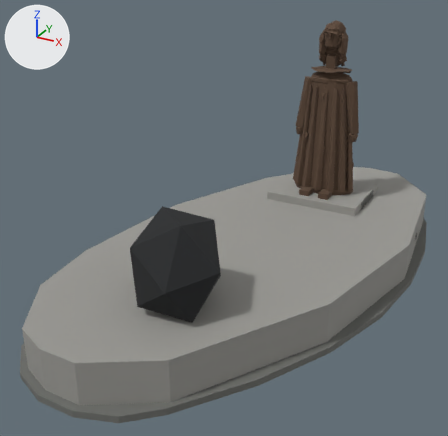
What one commit did to the glTF model public/canal-drive/models/spinoza-standbeeld.lod1.glb.
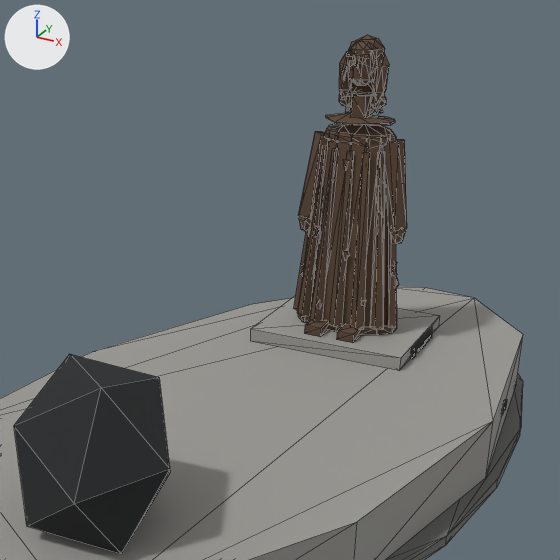
There are two pictures of each version: one whole from a 50 mm lens placed at (2.86, -5.79, 3.6), pointed at (-0.19, -0.24, 0.82), one close up on the part from 27% to 100% of the width and 0% to 75% of the height. The lights are fixed; the arrows at upper left show +X, +Y and +Z. The last two pictures show the newer version. The close-ups show mesh edges as thin lines. Where no turn or scale is listed for an object, it has been applied to the vertices. Vertices at exactly the same position are counted once.

Names of what the first close-up shows: 'spinoza-standbeeld'.
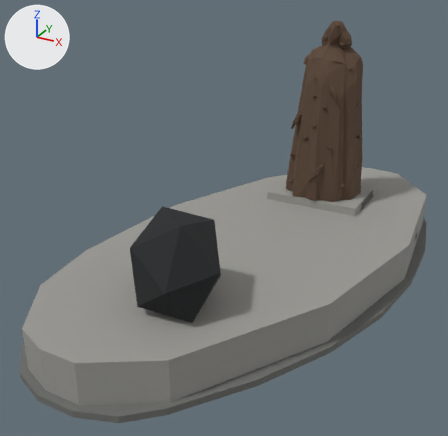
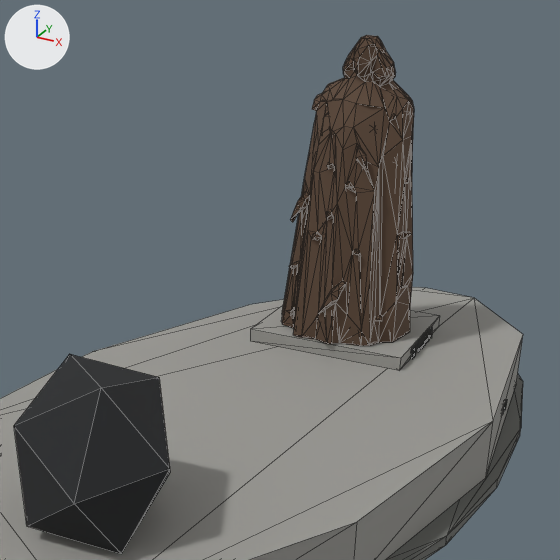
Edits to the bpy script that builds the scene:
```text
Change me_spinoza_standbeeld:
    used by ob_spinoza_standbeeld; location = (0.101, 0.205, 1.382)
    remove me_spinoza_standbeeld.from_pydata(...)  # 806 vertices, 1147 faces; spans x -1.62..1.62, y -3.02..3.02, z -1.38..1.38
    add me_spinoza_standbeeld.from_pydata(...)  # 747 vertices, 1263 faces; spans x -1.62..1.62, y -3.02..3.02, z -1.38..1.38
    me_spinoza_standbeeld part 1: 30 loose pieces with 198 vertices, spanning x -0.21..0.57, y 1.25..1.79, z -0.72..1.27, are deleted
    me_spinoza_standbeeld part 2: 24 vertices moved from x -0.21..0.75, y 1.16..1.66, z -0.85..1.18 to x -0.35..0.75, y 0.99..1.88, z -0.85..1.26; 292 vertices removed from x -0.28..0.75, y 1.16..1.79, z -0.84..1.38; 431 vertices added at x -0.35..0.75, y 0.99..1.96, z -0.86..1.38
    other edits to the shape of me_spinoza_standbeeld do not show in these pictures
Change ob_spinoza_standbeeld:
    ob_spinoza_standbeeld.location: (0.101, 0.205, 1.382) -> (0.101, 0.205, 1.385)
```

What differs and where, as boxes (x1, y1, x2, y2) in the close-ups (560 x 560 px; the box of a moved part takes in the faces that stretch with it):
'spinoza-standbeeld', reshaped, moved
    both: (0, 35, 523, 560)
part 1 of me_spinoza_standbeeld, deleted
    before: (300, 53, 406, 327)
part 2 of me_spinoza_standbeeld, moved or reshaped
    before: (294, 35, 421, 357)
    after: (281, 35, 422, 357)
